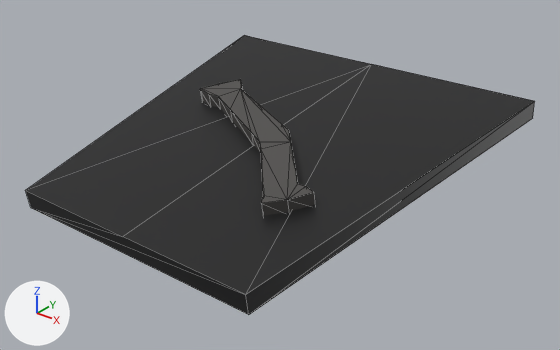
The OBJ model src/main/resources/assets/stargate/models/DHD/024.obj as it was, and as the next commit left it.
Both versions are drawn from a 50 mm camera at (0.1378, 0.1819, 1.1265) aimed at (0.0054, 0.3475, 1.0238). The lights are fixed; the arrows at lower left show +X, +Y and +Z. The older version comes first. Mesh edges are drawn as thin lines. Where no turn or scale is listed for an object, it has been applied to the vertices.

The scene before the commit, as lines of its bpy script (objects in view):
```python
me_024 = bpy.data.meshes.new('024')
me_024.from_pydata(...)  # 56 vertices, 81 faces; spans x -0.0588..0.0588, y 0.2903..0.4061, z 1.0206..1.0433
me_024.materials.append(mat_glyph)  # picture img_milky_way_dhd_glyphs_png
ob_024 = bpy.data.objects.new('024', me_024)
ob_024.location = (0.0, 0.0, 0.0)
```
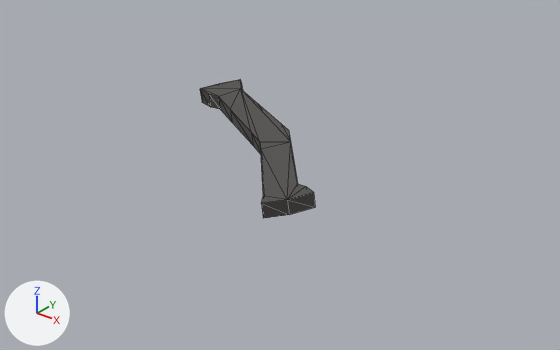
The change, as a diff of the scene's bpy script:
```diff
--- a/src/main/resources/assets/stargate/models/DHD/024.obj.py
+++ b/src/main/resources/assets/stargate/models/DHD/024.obj.py
@@ me_024 @@
 # used by ob_024; location = (0.0, 0.0, 0.0)
-me_024.from_pydata(...)  # 56 vertices, 81 faces; spans x -0.0588..0.0588, y 0.2903..0.4061, z 1.0206..1.0433
+me_024.from_pydata(...)  # 46 vertices, 67 faces; spans x -0.035..0.0337, y 0.3152..0.3678, z 1.0293..1.042
+# me_024 part 1: the loose piece of 10 vertices spanning x -0.0588..0.0588, y 0.2903..0.4061, z 1.0206..1.0433 is deleted
 me_024.materials.append(mat_glyph)
```

Boxes (x1, y1, x2, y2) around the edits, measured in the pictures (560 x 350 px):
'024', reshaped (77% narrower, 51% shorter): before (25, 35, 535, 315); after (200, 80, 315, 218)
part 1 of me_024, deleted: before (25, 35, 535, 315)
